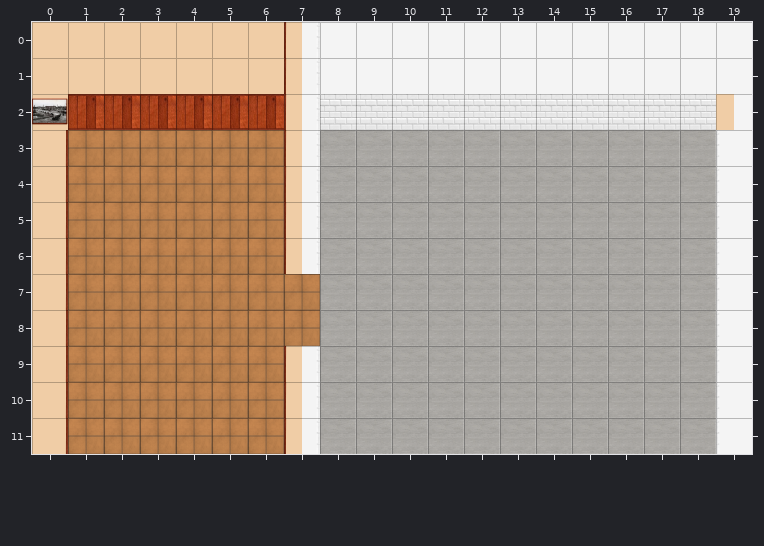
A Tiled map gets an edit: x64/¡Paella va!/Assets/Tilemap/Tutorial.tmx. That is the earlier state.
Cells are 64x64 px. Shown: x 0..19, y 0..11.
New version:
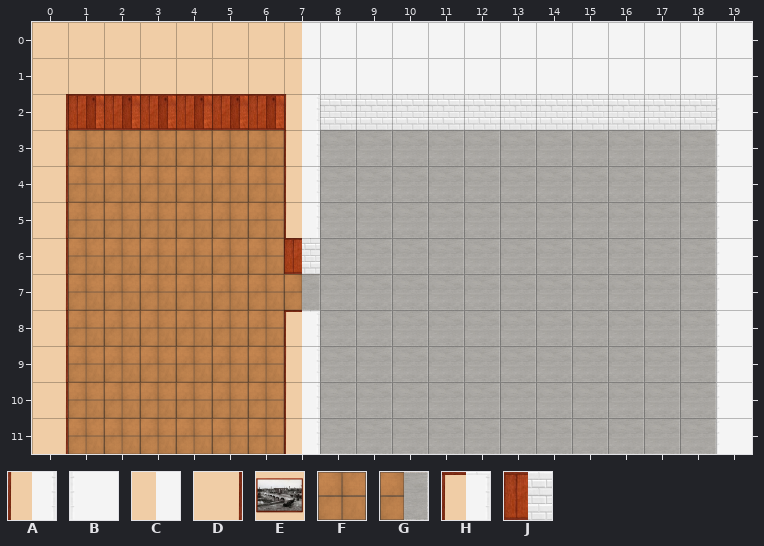
Key: from "Tileset": A 0, B 3, C 5, D 12, E 14, F 15, G 18, H 19, J 24.
_ is an empty cell, . an unchanged one.
From old to new:
--- layer "Capa de patrones 1"
@@ x 0..19 @@
- 0 .......A............
- 1 .......A............
- 2 E..................C
+ 0 .......C............
+ 1 .......C............
+ 2 D..................B
@@ x 7..7 @@
- 6 A
- 7 F
- 8 F
+ 6 J
+ 7 G
+ 8 H
Pixel boxes of the changes (left, top, right, bottom) in both pictures:
changed: (284, 22, 320, 94)
changed: (32, 94, 68, 130)
changed: (716, 94, 734, 130)
changed: (284, 238, 320, 346)
